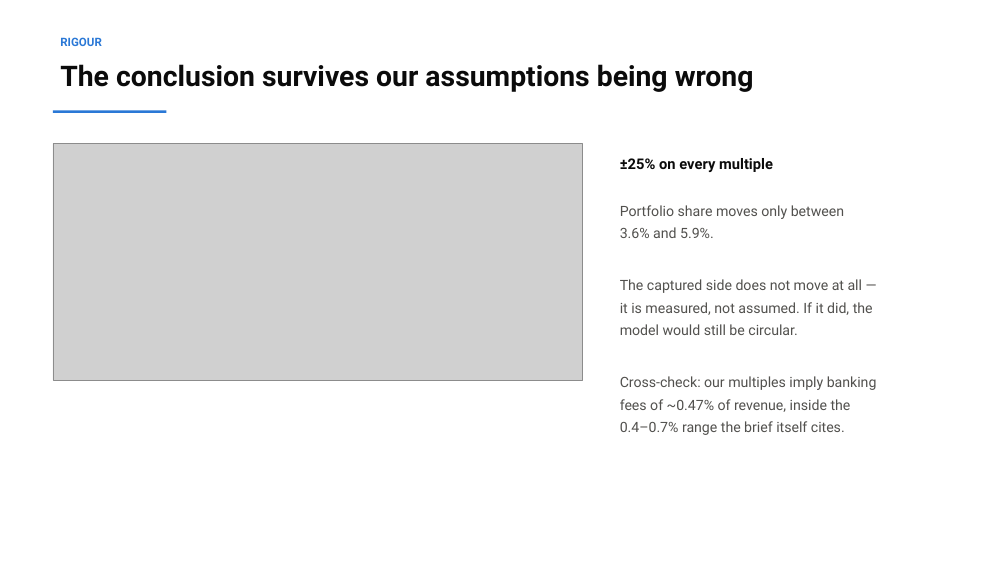
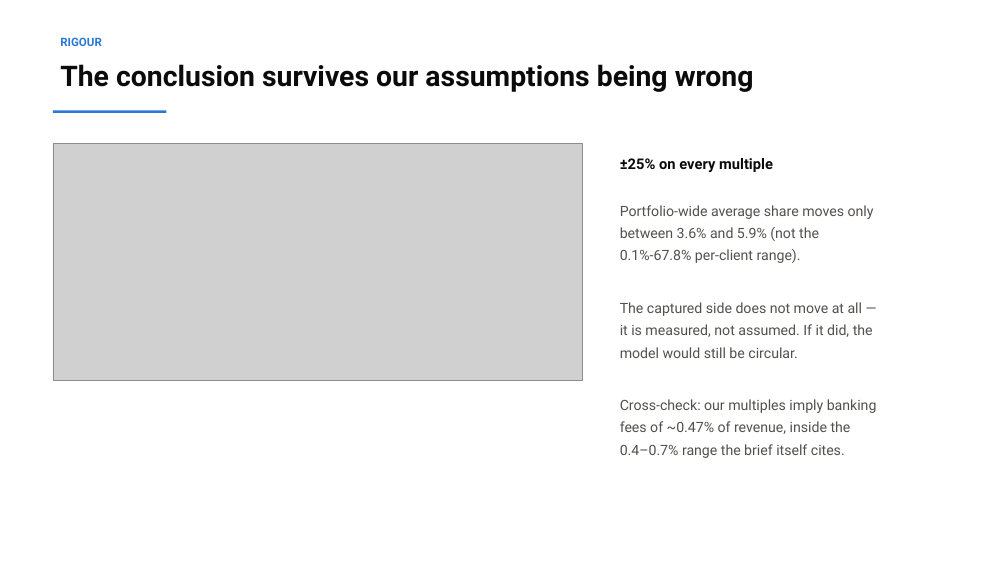
Before and after one commit to GeniusDM/the_independent_variable-standard-bank-hackathon-2026, a slide deck: slide 8 of docs/presentation_deck.pptx. Drawn at 1008x567 pixels with LibreOffice and Linux fonts; fonts in the diff are those of the drawing; grey boxes stand for pictures. Boxes give left, top, right and bottom in pixels: in the first picture for what was removed or moved away, otherwise in the second. Text is boxed around its words. In the diff, an @@ line names an element or a change of style, - is before the commit and + after.

```diff
--- a/docs/presentation_deck.pptx
+++ b/docs/presentation_deck.pptx
@@ text at bbox=[620, 205, 874, 263]: text changed @@
-Portfolio share moves only between
-3.6% and 5.9%.
+Portfolio-wide average share moves only
+between 3.6% and 5.9% (not the
+0.1%-67.8% per-client range).
```
Also in this commit, not shown: 6 other files.
